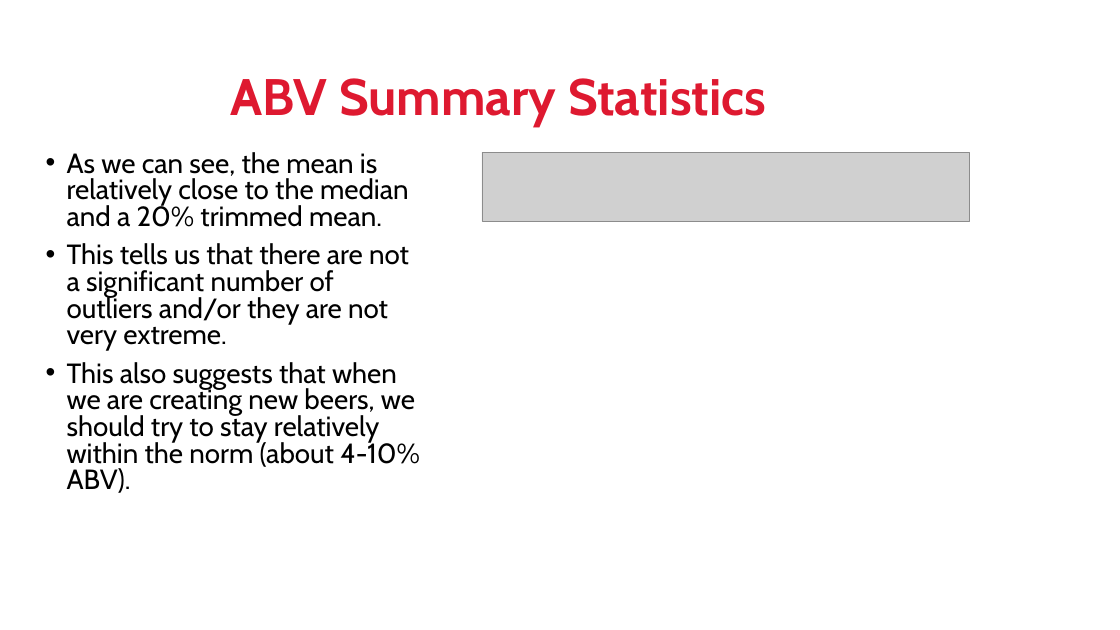
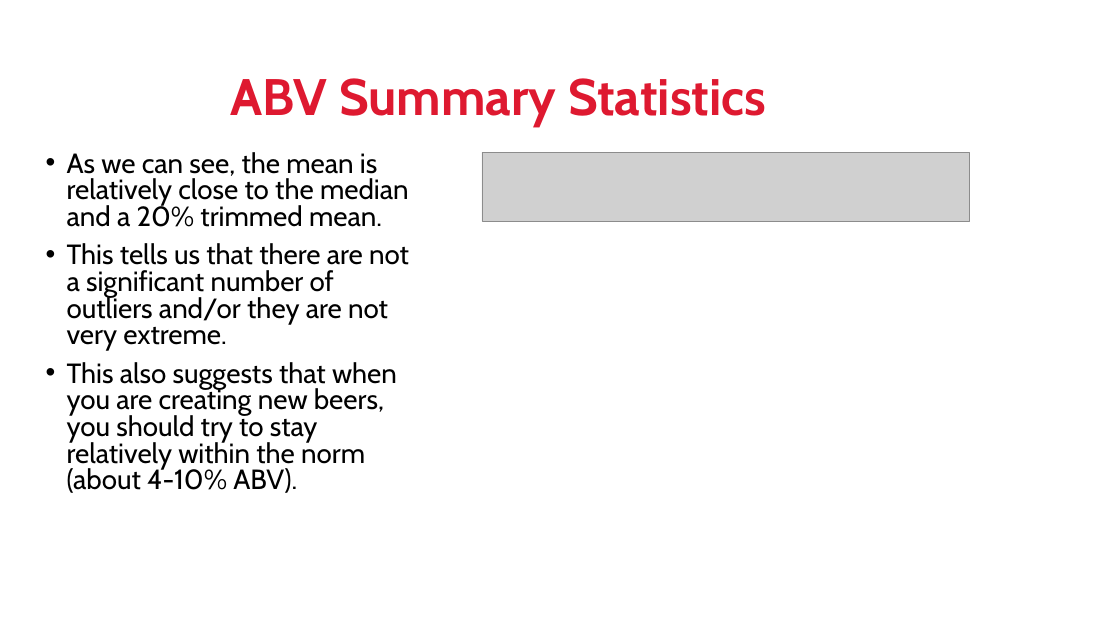
Before and after one commit to jeffnreed/DDS_Project1, a slide deck: slide 7 of DDS Project1 - Reed_Miller.pptx. Drawn at 1120x630 pixels with LibreOffice and Linux fonts; fonts in the diff are those of the drawing; grey boxes stand for pictures; background and template pictures are left out. Boxes give left, top, right and bottom in pixels: in the first picture for what was removed or moved away, otherwise in the second. Text is boxed around its words. In the diff, an @@ line names an element or a change of style, - is before the commit and + after.

```diff
--- a/DDS Project1 - Reed_Miller.pptx
+++ b/DDS Project1 - Reed_Miller.pptx
@@ text at [67,362,397,493]: text changed @@
-• This also suggests that when we are creating new beers, we should try to stay relatively within the norm (about 4-10% ABV).
+• This also suggests that when you are creating new beers, you should try to stay relatively within the norm (about 4-10% ABV).
```
Also in this commit, not shown: 3 other slides changed.
